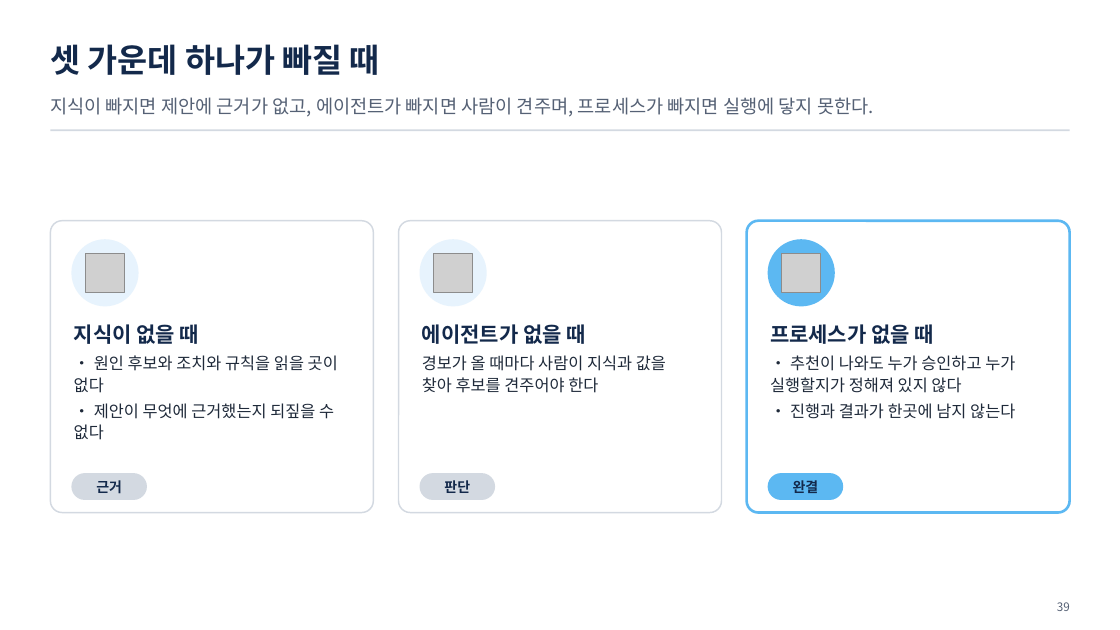
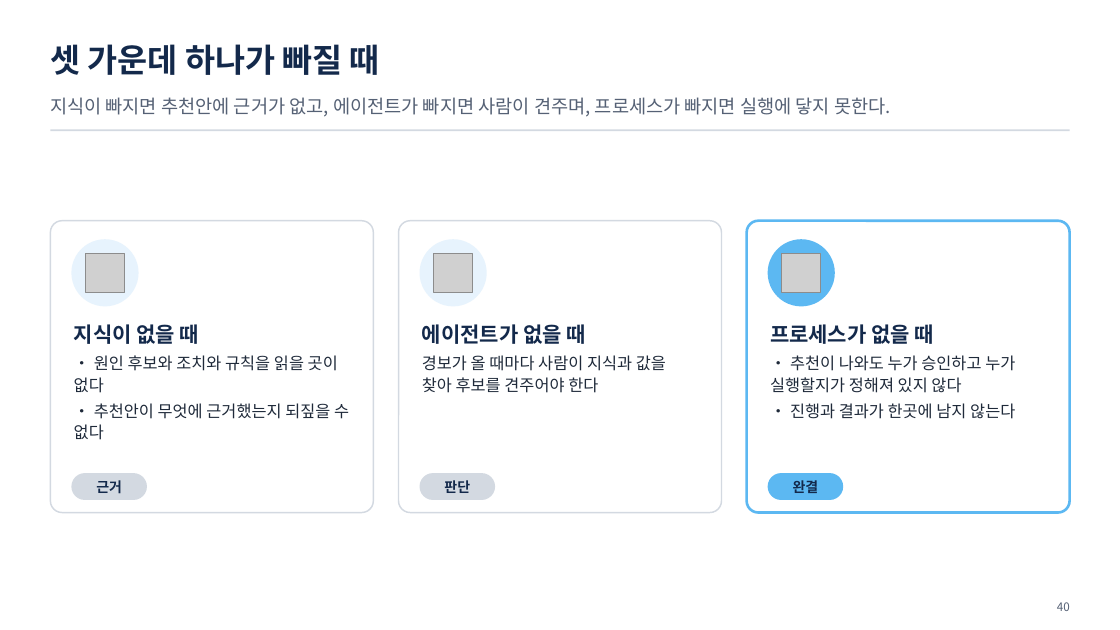
Before and after one commit to uengine-oss/hyd-iot-edu, a slide deck: slide 40 of docs/교재/실전반_오프라인/09회차/실전반_오프라인_09회차.pptx (slide 39 before the commit). Drawn at 1120x630 pixels with LibreOffice and Linux fonts; fonts in the diff are those of the drawing; grey boxes stand for pictures. Boxes give left, top, right and bottom in pixels: in the first picture for what was removed or moved away, otherwise in the second. Text is boxed around its words. In the diff, an @@ line names an element or a change of style, - is before the commit and + after.

```diff
--- a/docs/교재/실전반_오프라인/09회차/실전반_오프라인_09회차.pptx
+++ b/docs/교재/실전반_오프라인/09회차/실전반_오프라인_09회차.pptx
@@ text at bbox=[50, 97, 891, 117]: text changed @@
-지식이 빠지면 제안에 근거가 없고, 에이전트가 빠지면 사람이 견주며, 프로세스가 빠지면 실행에 닿지 못한다.
+지식이 빠지면 추천안에 근거가 없고, 에이전트가 빠지면 사람이 견주며, 프로세스가 빠지면 실행에 닿지 못한다.
@@ text at bbox=[74, 403, 349, 440]: text changed @@
-• 제안이 무엇에 근거했는지 되짚을 수 없다
+• 추천안이 무엇에 근거했는지 되짚을 수 없다
@@ text at bbox=[1057, 602, 1070, 611]: text changed @@
-39
+40
```
Also in this commit, not shown: 29 other slides changed, 2 slides added, 2 slides removed, 32 other files.
